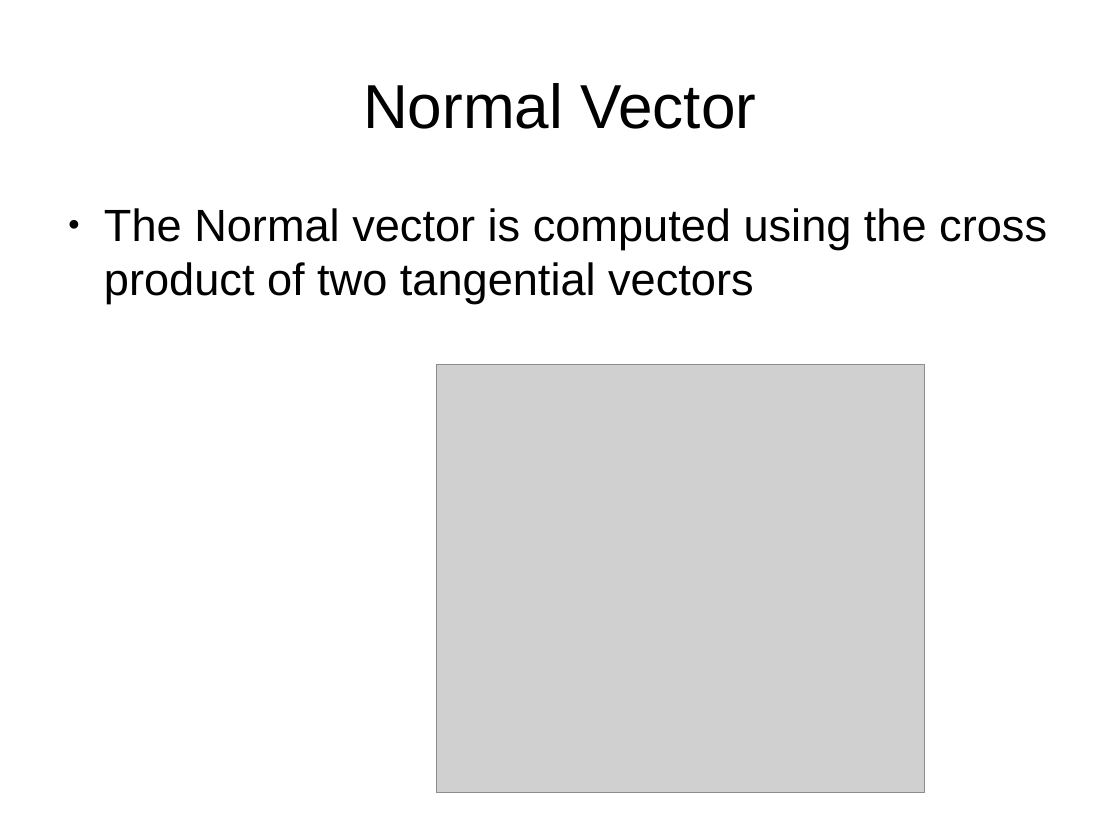
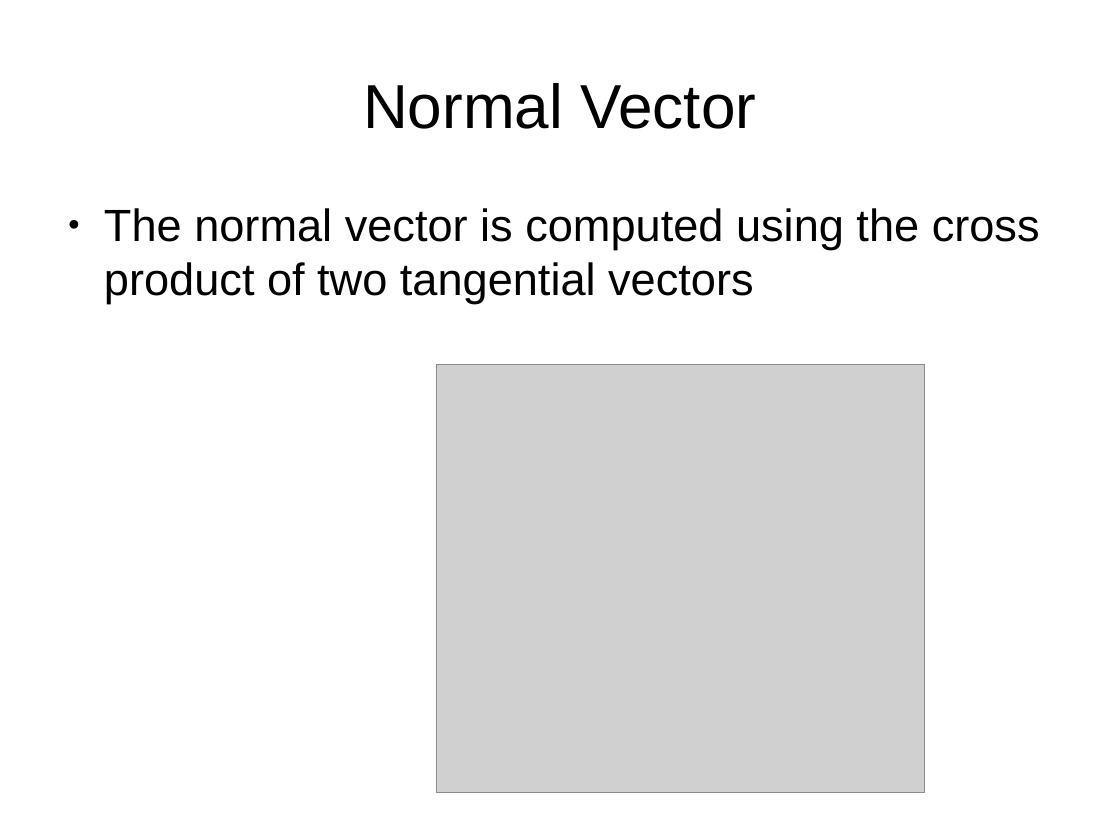
Before and after one commit to nwpuautolanding/OOR, a slide deck: slide 3 of Presentation/presentation_quim.odp. Drawn at 1120x840 pixels with LibreOffice and Linux fonts; fonts in the diff are those of the drawing; grey boxes stand for pictures. Boxes give left, top, right and bottom in pixels: in the first picture for what was removed or moved away, otherwise in the second. Text is boxed around its words. In the diff, an @@ line names an element or a change of style, - is before the commit and + after.

Commit message:
presentation

```diff
--- a/Presentation/presentation_quim.odp
+++ b/Presentation/presentation_quim.odp
@@ text at <box>104,208,1040,304</box>: text changed @@
-● The Normal vector is computed using the cross product of two tangential vectors
+● The normal vector is computed using the cross product of two tangential vectors
```
Also in this commit, not shown: 5 other slides changed.
